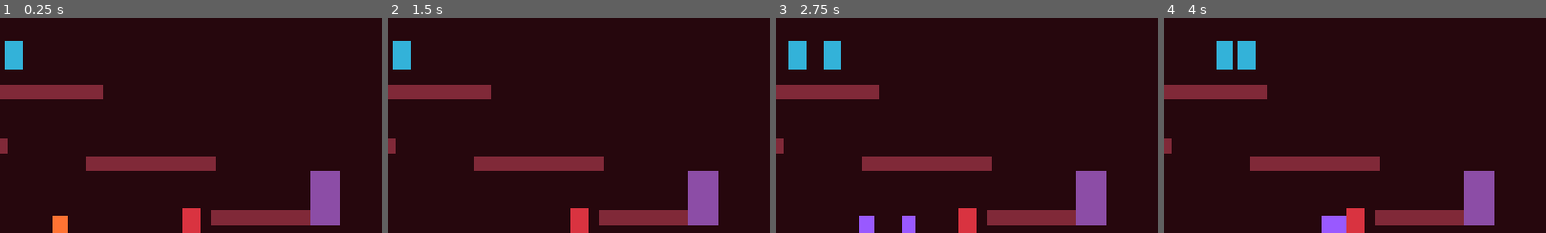
Above: before the commit, frames 1-4 (left to right).
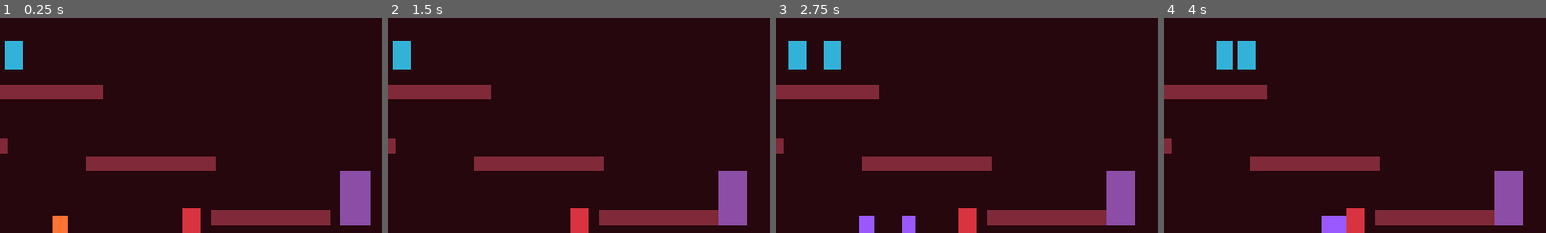
Above: after the commit, the same moments.

Repository: nasiftahmid-ux/Nate_Hopkins_vs._the_underworld
Game: Godot game, scene res://scenes/levels/level4.tscn
The game is run twice, just before and just after one commit, with the same random seed, the same clock (stepped at 60 frames per second) and the same inputs. This scene is started directly instead of the project's main scene.
Inputs (mouse positions are % of the whole screen's width and height, from its top left):
- Up to frame 1 (0.25 s): no input
- Up to frame 2 (1.5 s): tap W (jump) at 0.5, 0.77, 1.25 s; move the mouse to (72, 45) at 0.52 s; hold J (attack) 0.53-1.28 s; hold D (move_right) from 0.53 s (still down); click (72, 45) at 0.67 s; tap Q (block) at 0.8, 1.35 s; move the mouse to (30, 55) at 1.27 s
- Up to frame 3 (2.75 s): tap W (jump) at 1.52, 2 s; tap J (attack) at 1.55 s; move the mouse to (60, 28) at 2.02 s; release D (move_right) at 2.03 s; hold A (move_left) from 2.03 s (still down); hold J (attack) from 2.03 s (still down); tap Q (block) at 2.3 s
- Up to frame 4 (4 s): tap W (jump) at 2.75, 3.02, 3.5, 3.77 s; move the mouse to (45, 70) at 2.77 s; release A (move_left) at 2.78 s; release J (attack) at 2.78 s; hold D (move_right) from 2.78 s (still down); tap Q (block) at 2.85 s; click (45, 70) at 2.92 s; tap J (attack) at 3.05 s; move the mouse to (80, 65) at 3.52 s; hold Q (block) from 3.53 s (still down); tap K (heavy_attack) at 3.6 s
The pictures show only the part of the screen within x 43-93%, y 37-87%; the shares and areas given below are measured in that part.

The runs differ from the first frame. In frame 1, 4.0% of the frame differs, in the area x 81-97%, y 71-97%; in frame 2, 3.9%; in frame 3, 3.9%; in frame 4, 3.9%.

Commit message:
Give the Sorrow Knight a readable attack telegraph
The knight applied its damage on the same frame you entered range, so every
approach was an unavoidable 12 damage tax: no tell, no window, and walking
backwards did not save you.

It now winds up for 0.28s before committing, flashing amber to yellow on an
accelerating pulse while a ground arc grows to show exactly which space the
swing will cover, then holds a white squash on the impact frame and slumps
grey for 0.45s while it is punishable. Telegraphing the space and not just
the enemy is the part that makes it readable, because knowing the range is
what lets a player step out of it. It is all driven from script on the
existing ColorRect, so this needed no new art.

Three things fell out of doing it properly. Range is now checked on the
impact frame instead of at windup start, so backing away from a telegraph
actually works. A committed knight can no longer start blocking, because
letting it guard mid-telegraph meant the tell could vanish after the player
had already reacted to it. And a hit flash now outranks the telegraph, since
being struck is more useful information than the warning you just missed.

Cooldown, damage and health are untouched, so time to kill is unchanged. The
fight is now a read rather than an attrition tax.

Diff:
--- a/scenes/enemies/sorrow_knight.gd
+++ b/scenes/enemies/sorrow_knight.gd
@@ -1,6 +1,42 @@
 extends EnemyBase
 
 const GRAVITY := 1600.0
+
+## --- combat tuning ---------------------------------------------------------
+const BLOCK_RANGE := 84.0
+## Where the swing actually connects. Deliberately smaller than BLOCK_RANGE so
+## there is a band where the knight guards but has not committed to a swing.
+const ATTACK_RANGE := 56.0
+const CLOSE_RANGE := 48.0
+const ATTACK_COOLDOWN := 2.0
+
+## --- telegraph timing ------------------------------------------------------
+## The windup is the entire point: it is the window the player gets to read the
+## tell and decide whether to block, back off, or punish the recovery.
+const WINDUP_TIME := 0.28
+## How long the swing itself is held on the impact frame. Long enough to read
+## as an impact, short enough not to feel like input lag.
+const ACTIVE_TIME := 0.07
+## Committed and helpless. This is where the reward for reading the tell lives.
+const RECOVERY_TIME := 0.45
+
+## --- telegraph colours -----------------------------------------------------
+const BASE_PURPLE := Color(0.55, 0.3, 0.65, 1)
+const BLOCK_GREEN := Color(0.35, 0.8, 0.55, 1)
+## Mid-windup: the knight has committed and is about to swing.
+const WARN_AMBER := Color(1.0, 0.62, 0.15, 1)
+## The last instant of the windup, and the impact frame itself.
+const WARN_HOT := Color(1.0, 0.93, 0.35, 1)
+const IMPACT_WHITE := Color(1.0, 1.0, 0.88, 1)
+## Punched-out, spent, and waiting to be punished for it.
+const RECOVERY_GREY := Color(0.42, 0.4, 0.48, 1)
+const ARC_COLOR := Color(1.0, 0.82, 0.28, 1)
+
+## How wide the swing arc is drawn, in degrees either side of facing.
+const ARC_HALF_ANGLE := 55.0
+const ARC_SEGMENTS := 12
+
+enum State { NORMAL, WINDUP, ACTIVE, RECOVERY }
 
 var speed := 42.0
 var damage := 12.0
@@ -8,7 +44,14 @@
 var blocking := false
 var block_timer := 0.0
 
-const BLOCK_RANGE := 84.0
+var _state := State.NORMAL
+var _state_timer := 0.0
+var _facing := 1
+## Counts down the white hit flash. While it runs the telegraph is not allowed
+## to repaint the body, or the "you hit it" feedback would be invisible.
+var _hit_flash_left := 0.0
+
+@onready var arc: Polygon2D = $Telegraph
 
 
 func _ready() -> void:
@@ -21,6 +64,24 @@
 	knockback_x = 100.0
 	knockback_y = -80.0
 	super._ready()
+	_build_arc()
+	body.color = BASE_PURPLE
+	body.pivot_offset = body.size * 0.5
+
+
+## The swing is drawn as a real fan of ground, not a tint on the knight. Modern
+## action games telegraph the *space* an attack will cover, because knowing the
+## range is what lets a player step out of it.
+func _build_arc() -> void:
+	var points := PackedVector2Array()
+	for i in range(ARC_SEGMENTS + 1):
+		var t := float(i) / float(ARC_SEGMENTS)
+		var angle := deg_to_rad(lerpf(-ARC_HALF_ANGLE, ARC_HALF_ANGLE, t))
+		points.append(Vector2(cos(angle), sin(angle)) * ATTACK_RANGE)
+	points.append(Vector2.ZERO)
+	arc.polygon = points
+	arc.color = ARC_COLOR
+	arc.visible = false
 
 
 func _physics_process(delta: float) -> void:
@@ -29,36 +90,137 @@
 	if not is_on_floor():
 		velocity.y += GRAVITY * delta
 	attack_cooldown -= delta
+	_hit_flash_left = maxf(_hit_flash_left - delta, 0.0)
+
 	var player := _get_player()
+	var dir := 0.0
+	var dist := 0.0
+	if player and is_instance_valid(player):
+		dir = signf(player.global_position.x - global_position.x)
+		dist = global_position.distance_to(player.global_position)
+		if dir != 0.0:
+			_facing = 1 if dir > 0.0 else -1
+
+	_advance_attack(delta, player, dir, dist)
+
+	# Movement and blocking are only available in the neutral state. A committed
+	# knight is planted: letting it slide or start blocking mid-telegraph would
+	# let the tell vanish after the player had already reacted to it.
 	var vx := 0.0
-	if player:
-		var dir := signf(player.global_position.x - global_position.x)
-		var dist := global_position.distance_to(player.global_position)
+	if player and is_instance_valid(player):
 		if blocking:
 			block_timer -= delta
 			if block_timer <= 0.0:
 				blocking = false
-				body.color = Color(0.55, 0.3, 0.65, 1)
-		elif dist < BLOCK_RANGE and player.get("is_attacking") == true:
+		elif _can_act() and dist < BLOCK_RANGE and player.get("is_attacking") == true:
 			blocking = true
 			block_timer = 0.7
 			velocity.x = 0.0
-			body.color = Color(0.35, 0.8, 0.55, 1)
-		if absf(player.global_position.x - global_position.x) > 48.0 and not blocking:
+		if absf(player.global_position.x - global_position.x) > CLOSE_RANGE and not blocking and _can_act():
 			vx = dir * speed
-		if dir != 0.0:
-			body.scale.x = dir
-		if dist < 56.0 and attack_cooldown <= 0.0 and not blocking:
-			attack_cooldown = 2.0
-			if player.has_method("take_damage"):
-				player.take_damage(damage, true, global_position)
+
 	velocity.x = move_toward(velocity.x, vx, 300.0 * delta)
 	move_and_slide()
+	_update_visual()
+
+
+## Runs the windup -> impact -> recovery state machine. Damage is applied once,
+## on the impact frame, and only if the player is *still* inside the arc. Checking
+## range at that moment instead of at windup start is what makes backing away
+## from a telegraph actually work.
+func _advance_attack(delta: float, player: Node2D, dir: float, dist: float) -> void:
+	match _state:
+		State.WINDUP:
+			_state_timer -= delta
+			if _state_timer <= 0.0:
+				_state = State.ACTIVE
+				_state_timer = ACTIVE_TIME
+				# A small lunge sells the swing. It decays with the normal
+				# move_toward above, so the knight cannot chain it into a slide.
+				velocity.x = dir * 90.0
+				if player and is_instance_valid(player) and dist <= ATTACK_RANGE:
+					if player.has_method("take_damage"):
+						player.take_damage(damage, true, global_position)
+		State.ACTIVE:
+			_state_timer -= delta
+			if _state_timer <= 0.0:
+				_state = State.RECOVERY
+				_state_timer = RECOVERY_TIME
+		State.RECOVERY:
+			_state_timer -= delta
+			if _state_timer <= 0.0:
+				_state = State.NORMAL
+		_:
+			if _can_act() and dist > 0.0 and dist <= ATTACK_RANGE and attack_cooldown <= 0.0:
+				_state = State.WINDUP
+				_state_timer = WINDUP_TIME
+				attack_cooldown = ATTACK_COOLDOWN
+
+
+func _can_act() -> bool:
+	return _state == State.NORMAL and not blocking
+
+
+## Drives the whole visual read: anticipation while winding up, a squash and a
+## white flash on the impact frame, then a grey slump while it is punishable.
+func _update_visual() -> void:
+	var pulse := 0.0
+	match _state:
+		State.WINDUP:
+			var t := _progress()
+			# Anticipation: coil backward and stretch tall before the strike,
+			# the same squash-and-stretch rule the player's own attacks use.
+			_set_scale(Vector2(1.0 - 0.10 * t, 1.0 + 0.12 * t))
+			# The flash speeds up as the strike approaches, so the timing of the
+			# hit is legible from the rhythm of the pulse alone.
+			pulse = 0.5 + 0.5 * sin(t * PI * (4.0 + 12.0 * t))
+			_set_colour(BASE_PURPLE.lerp(WARN_AMBER, t).lerp(WARN_HOT, pulse * 0.6 * t))
+			_set_arc(0.12 + 0.34 * t, 0.55 + 0.45 * pulse)
+		State.ACTIVE:
+			_set_scale(Vector2(1.25, 0.78))
+			_set_colour(IMPACT_WHITE)
+			_set_arc(0.85, 1.0)
+		State.RECOVERY:
+			var spent := _progress()
+			_set_scale(Vector2(1.0 + 0.12 * spent, 1.0 - 0.12 * spent))
+			_set_colour(IMPACT_WHITE.lerp(RECOVERY_GREY, spent))
+			_set_arc(0.0, 0.0)
+		_:
+			_set_scale(Vector2.ONE)
+			_set_colour(BLOCK_GREEN if blocking else BASE_PURPLE)
+			_set_arc(0.0, 0.0)
+
+
+func _progress() -> float:
+	var total := WINDUP_TIME if _state == State.WINDUP else RECOVERY_TIME
+	return clampf(1.0 - _state_timer / total, 0.0, 1.0)
+
+
+## Scale is written by the telegraph every frame, so facing is reapplied here
+## rather than set once, otherwise the squash would flip the knight around.
+func _set_scale(s: Vector2) -> void:
+	body.scale = Vector2(absf(s.x) * float(_facing), s.y)
+	arc.scale.x = float(_facing)
+
+
+func _set_colour(c: Color) -> void:
+	# A hit flash outranks the telegraph: if the knight is struck while winding
+	# up, seeing the white hit is more useful than seeing the tell.
+	if _hit_flash_left <= 0.0:
+		body.color = c
+
+
+func _set_arc(alpha: float, boost: float) -> void:
+	arc.visible = alpha > 0.0
+	if arc.visible:
+		arc.color = Color(ARC_COLOR, alpha)
+		arc.modulate = Color(1.0, 1.0, 1.0, boost)
 
 
 func take_hit(dmg: float, dir: float) -> void:
 	if not alive:
 		return
+	_hit_flash_left = hit_flash_time
 	if blocking:
 		hp -= dmg * 0.15
 		velocity.x = dir * 20.0
@@ -77,4 +239,4 @@
 
 
 func _base_color() -> Color:
-	return Color(0.55, 0.3, 0.65, 1)
+	return BASE_PURPLE
--- a/scenes/enemies/sorrow_knight.tscn
+++ b/scenes/enemies/sorrow_knight.tscn
@@ -18,7 +18,13 @@
 offset_top = -92.0
 offset_right = 25.0
 offset_bottom = 0.0
+pivot_offset = Vector2(25, 46)
 color = Color(0.55, 0.3, 0.65, 1)
+
+[node name="Telegraph" type="Polygon2D" parent="."]
+position = Vector2(0, -6)
+color = Color(1, 0.82, 0.28, 1)
+polygon = PackedVector2Array(0, 0)
 
 [node name="CollisionShape2D" type="CollisionShape2D" parent="."]
 shape = SubResource("body_shape")
